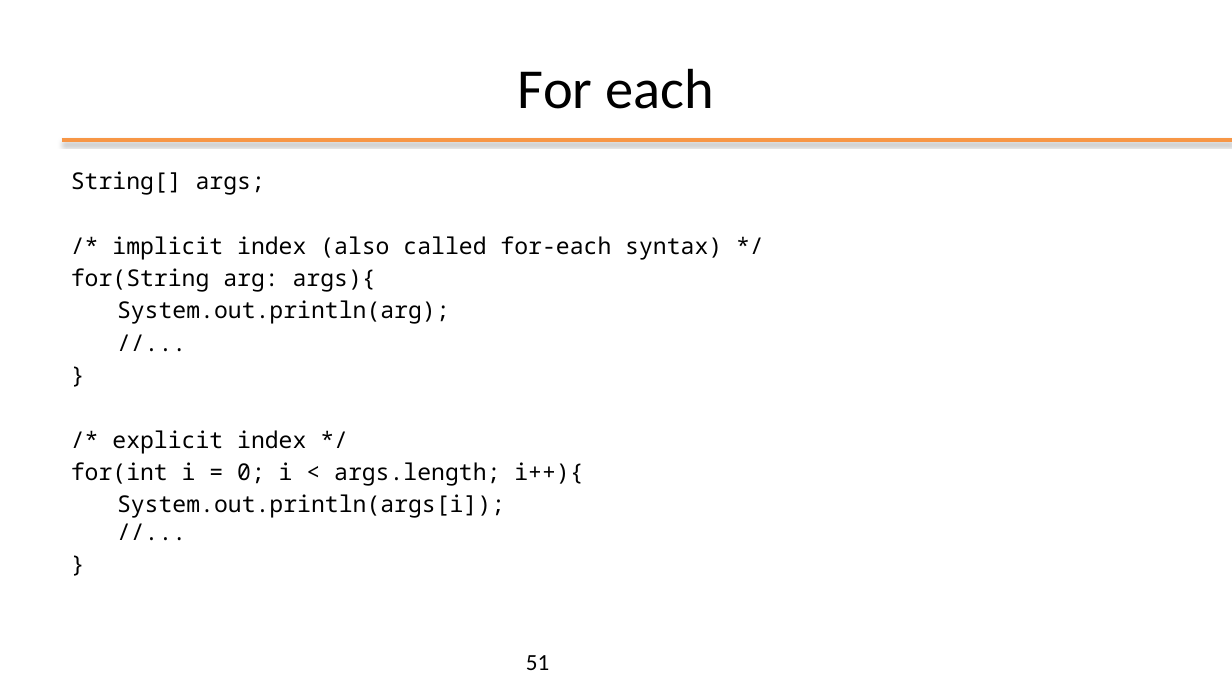
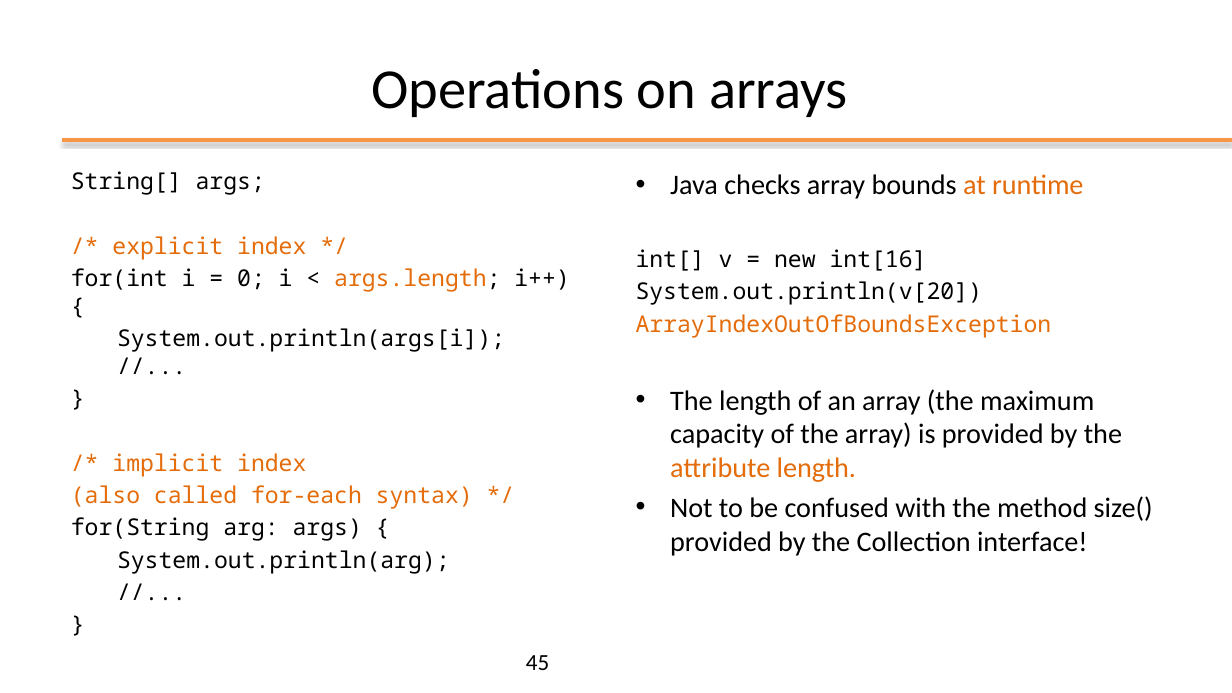
Before and after one commit to plctechnician/ooprogramming, a slide deck: slide 45 of java/slides/ppt/02 - Java Basics.pptx (slide 51 before the commit). Drawn at 1232x693 pixels with LibreOffice and Linux fonts; fonts in the diff are those of the drawing; background and template pictures are left out. Boxes give left, top, right and bottom in pixels: in the first picture for what was removed or moved away, otherwise in the second. Text is boxed around its words. In the diff, an @@ line names an element or a change of style, - is before the commit and + after.

```diff
--- a/java/slides/ppt/02 - Java Basics.pptx
+++ b/java/slides/ppt/02 - Java Basics.pptx
@@ title at bbox=[371, 69, 847, 117]: text changed @@
-For each
+Operations on arrays
@@ text added at bbox=[636, 174, 1153, 556], 22 pt, text #000000 @@
+• Java checks array bounds at runtime
+int[] v = new int[16]
+System.out.println(v[20])
+ArrayIndexOutOfBoundsException
+• The length of an array (the maximum capacity of the array) is provided by the attribute length.
+• Not to be confused with the method size() provided by the Collection interface!
@@ text at bbox=[71, 236, 569, 541]: text changed @@
-/* implicit index (also called for-each syntax) */
-for(String arg: args){
+/* explicit index */
+for(int i = 0; i < args.length; i++) {
+System.out.println(args[i]);
+//...
+}
+/* implicit index
+(also called for-each syntax) */
+for(String arg: args) {
@@ text at bbox=[71, 430, 583, 518]: paragraphs removed @@
-/* explicit index */
-for(int i = 0; i < args.length; i++){
-System.out.println(args[i]);
-//...
-}
@@ page number at bbox=[526, 655, 549, 670]: text changed @@
-51
+45
```
Also in this commit, not shown: 11 other slides changed, 9 slides added, 8 slides removed, 1 other file.
